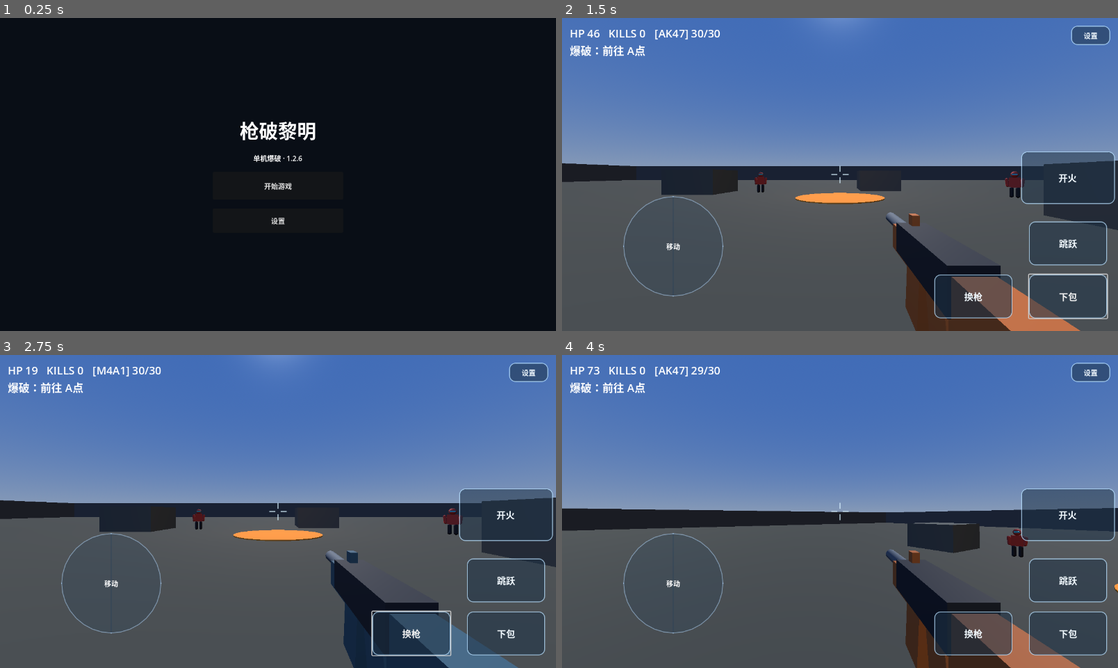
Above: before the commit, frames 1-4 (two rows, left to right).
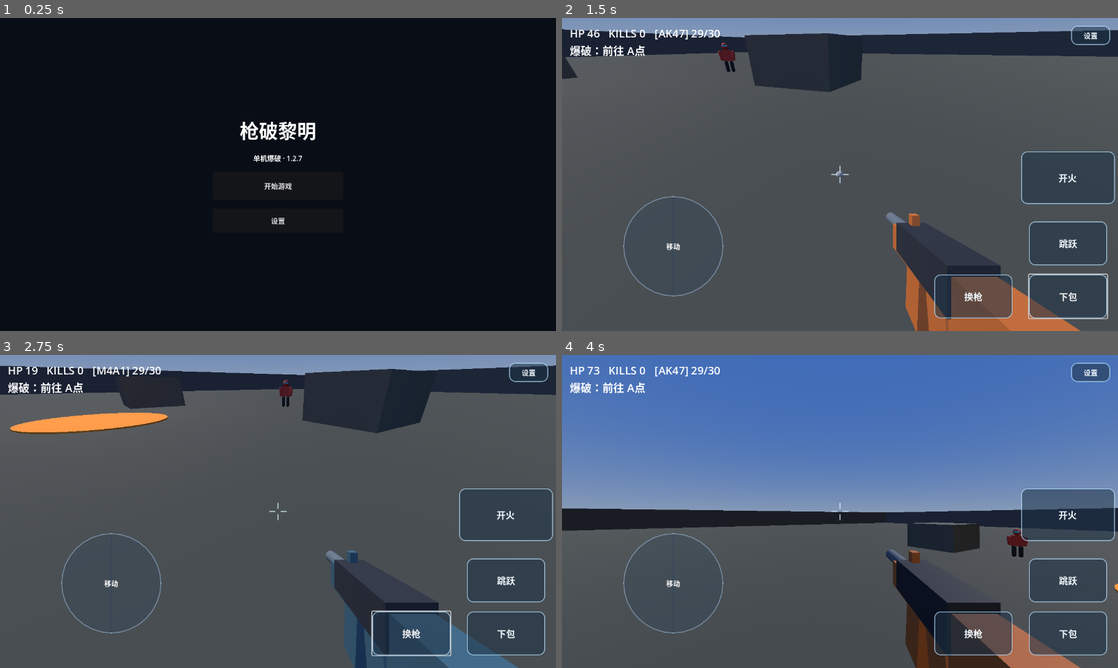
Above: after the commit, the same moments.

Repository: yjm89gdjrg-web/qiangpo-ios
Game: Godot game, scene res://scenes/boot.tscn
Two runs of this game, one before a commit and one after it. Both use one fixed random seed, a clock stepped at 60 frames per second and the inputs below.
Inputs (mouse positions are in pixels of both pictures, inside the frame that each line leads up to):
- Up to frame 1 (0.25 s): no input
- Up to frame 2 (1.5 s): click "开始游戏" at 0.5 s; click "下包" at 1.25 s
- Up to frame 3 (2.75 s): click "换枪" at 2 s
- Up to frame 4 (4 s): click "开火" at 2.75 s; tap Enter at 3.5 s; move the mouse to (867, 511) at 3.52 s; hold W (move_forward) from 3.53 s (still down); tap Space (jump) at 3.6, 3.77 s; click (867, 511) at 3.67 s

The runs differ from the first frame. In frame 1, less than 0.1% of the frame differs, in the area x 53-55%, y 44-46%; in frame 2, 56%, in the area x 0-100%, y 0-100%; in frame 3, 54%; in frame 4, nothing differs.

Commit message:
Fix simultaneous move + action button taps for 1.2.7

Diff:
--- a/project.godot
+++ b/project.godot
@@ -8,7 +8,7 @@
 config/name="枪破黎明·雏形"
 config/description="ShotDawn FPS prototype with original procedural primitive shapes; no extracted game assets"
 run/main_scene="res://scenes/boot.tscn"
-config/version="1.2.6"
+config/version="1.2.7"
 config/features=PackedStringArray("4.4", "GL Compatibility")
 config/icon="res://icon.svg"
 
--- a/scripts/hot_update/resource_store.gd
+++ b/scripts/hot_update/resource_store.gd
@@ -1,6 +1,6 @@
 extends RefCounted
 ## Restricted, non-executable resource ZIPs. Never mount untrusted PCK/scene/script files.
-const APP_VERSION := "1.2.6"
+const APP_VERSION := "1.2.7"
 const ROOT := "user://resource_updates"
 const MAX_ARCHIVE := 32 * 1024 * 1024
 const MAX_FILE := 8 * 1024 * 1024
--- a/scripts/hud.gd
+++ b/scripts/hud.gd
@@ -26,12 +26,13 @@
 	weapon_button = get_node_or_null("WeaponButton") as Button
 	jump_button = get_node_or_null("JumpButton") as Button
 	fire_button = get_node_or_null("FireButton") as Button
-	if action_button and not action_button.pressed.is_connected(_on_action):
-		action_button.pressed.connect(_on_action)
-	if weapon_button and not weapon_button.pressed.is_connected(_on_switch):
-		weapon_button.pressed.connect(_on_switch)
-	if jump_button and not jump_button.pressed.is_connected(_on_jump):
-		jump_button.pressed.connect(_on_jump)
+	# Multi-touch: a Button's default mouse filter swallows a touch so it never
+	# reaches the game layer, which makes "hold move + tap jump" unreliable.
+	# Handle ScreenTouch explicitly on each button instead of the pressed signal.
+	for control in [action_button, weapon_button, jump_button]:
+		if control:
+			control.mouse_filter = Control.MOUSE_FILTER_PASS
+			control.gui_input.connect(_action_button_input.bind(control))
 	if fire_button:
 		fire_button.button_down.connect(_on_fire_down)
 		fire_button.button_up.connect(_on_fire_up)
@@ -131,6 +132,34 @@
 		player.move_region = layout.rect_for("move", vp)
 		player.reset_mobile_input()
 
+func _action_button_input(event: InputEvent, control: Button) -> void:
+	if get_tree().paused:
+		return
+	var touch := event as InputEventScreenTouch
+	if touch:
+		if touch.pressed:
+			control.set_pressed_no_signal(true)
+			control.accept_event()
+			if control == action_button:
+				_on_action()
+			elif control == weapon_button:
+				_on_switch()
+			elif control == jump_button:
+				_on_jump()
+		else:
+			control.set_pressed_no_signal(false)
+	elif event is InputEventMouseButton and event.button_index == MOUSE_BUTTON_LEFT:
+		if (event as InputEventMouseButton).pressed:
+			control.set_pressed_no_signal(true)
+			if control == action_button:
+				_on_action()
+			elif control == weapon_button:
+				_on_switch()
+			elif control == jump_button:
+				_on_jump()
+		else:
+			control.set_pressed_no_signal(false)
+
 func _style_button(button: Button) -> void:
 	var normal := StyleBoxFlat.new()
 	normal.bg_color = Color(0.12, 0.20, 0.28, 0.55)
@@ -197,3 +226,9 @@
 func _notification(what: int) -> void:
 	if what == NOTIFICATION_APPLICATION_FOCUS_OUT:
 		_on_fire_up()
+		_clear_action_buttons()
+
+func _clear_action_buttons() -> void:
+	for control in [action_button, weapon_button, jump_button]:
+		if control:
+			control.set_pressed_no_signal(false)
--- a/tools/tests/mobile_controls_test.gd
+++ b/tools/tests/mobile_controls_test.gd
@@ -187,6 +187,68 @@
 		for button in [hud.fire_button, hud.jump_button, hud.weapon_button, hud.action_button]:
 			check(button.position.x >= 0 and button.position.y >= 0 and button.get_rect().end.x <= vp.x + 0.01 and button.get_rect().end.y <= vp.y + 0.01, "actual HUD %s onscreen at %s" % [button.name, vp])
 		check(player.move_region == hud.layout.rect_for("move", Vector2(vp)), "player joystick follows viewport/layout at %s" % vp)
+	# Hold the joystick with one finger while tapping action buttons with a second:
+	# a Button's default mouse filter used to swallow that second touch.
+	var move_down := InputEventScreenTouch.new()
+	move_down.index = 21
+	move_down.pressed = true
+	move_down.position = player.move_region.get_center()
+	player._unhandled_input(move_down)
+	check(player.move_touch_id == 21, "second-finger test: joystick engaged")
+	var before_weapon: int = player.weapon_idx
+	var tap := InputEventScreenTouch.new()
+	tap.pressed = true
+	tap.position = hud.weapon_button.get_rect().get_center()
+	tap.index = 22
+	hud.weapon_button.gui_input.emit(tap)
+	check(player.weapon_idx != before_weapon, "switch works while joystick is held")
+	var released := InputEventScreenTouch.new()
+	released.pressed = false
+	released.index = 22
+	hud.weapon_button.gui_input.emit(released)
+	player.velocity = Vector3.ZERO
+	player.position.y = 0.05
+	for i in range(8):
+		await physics_frame
+	var tap_jump := InputEventScreenTouch.new()
+	tap_jump.pressed = true
+	tap_jump.position = hud.jump_button.get_rect().get_center()
+	tap_jump.index = 23
+	hud.jump_button.gui_input.emit(tap_jump)
+	check(player.velocity.y == player.JUMP_VELOCITY, "jump works while joystick is held")
+	var jump_up := InputEventScreenTouch.new()
+	jump_up.pressed = false
+	jump_up.index = 23
+	hud.jump_button.gui_input.emit(jump_up)
+	var tap_plant := InputEventScreenTouch.new()
+	tap_plant.pressed = true
+	tap_plant.position = hud.action_button.get_rect().get_center()
+	tap_plant.index = 24
+	main.get_node("RoundManager").bomb_planted = false
+	hud.action_button.gui_input.emit(tap_plant)
+	check(main.get_node("RoundManager").action_timer > 0 or main.get_node("RoundManager").bomb_planted, "plant works while joystick is held")
+	var plant_up := InputEventScreenTouch.new()
+	plant_up.pressed = false
+	plant_up.index = 24
+	hud.action_button.gui_input.emit(plant_up)
+	# Fire button keeps working too, and the joystick is still held throughout.
+	var tap_fire := InputEventScreenTouch.new()
+	tap_fire.pressed = true
+	tap_fire.position = hud.fire_button.get_rect().get_center()
+	tap_fire.index = 25
+	hud.fire_button.gui_input.emit(tap_fire)
+	check(player.hud_firing, "fire works while joystick is held")
+	var fire_up := InputEventScreenTouch.new()
+	fire_up.pressed = false
+	fire_up.index = 25
+	hud.fire_button.gui_input.emit(fire_up)
+	check(not player.hud_firing, "fire releases")
+	check(player.move_touch_id == 21, "joystick still held after all taps")
+	var move_up := InputEventScreenTouch.new()
+	move_up.pressed = false
+	move_up.index = 21
+	player._input(move_up)
+	check(player.move_touch_id == -1, "joystick releases after taps")
 	main.queue_free()
 	await process_frame
 	print("MOBILE CONTROLS: ", failures, " failure(s)")
Not shown, changed: export_presets.cfg
